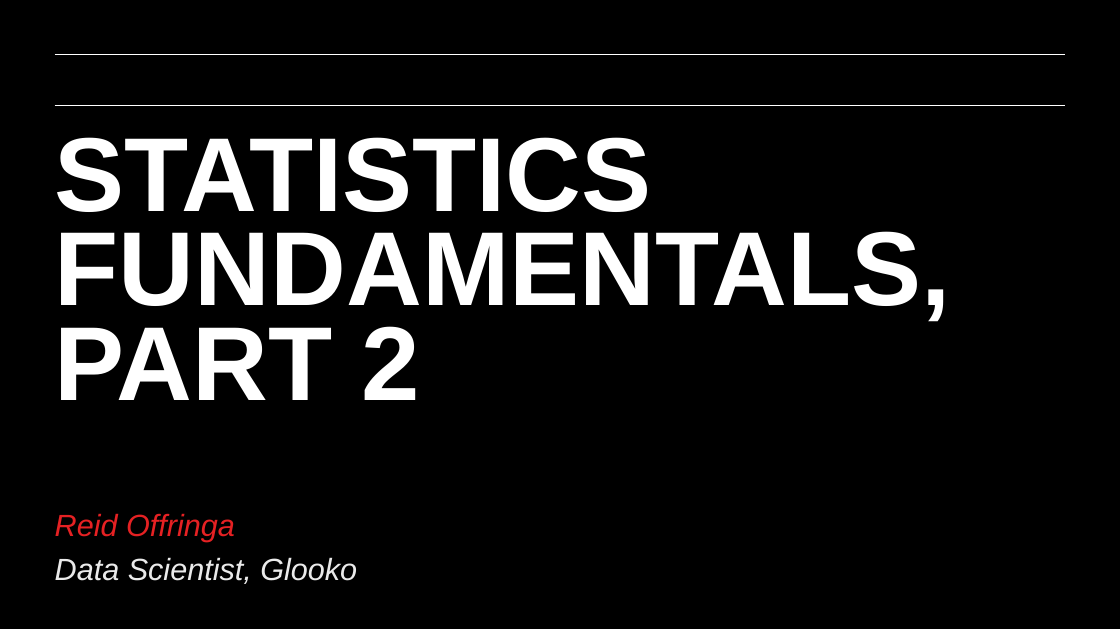
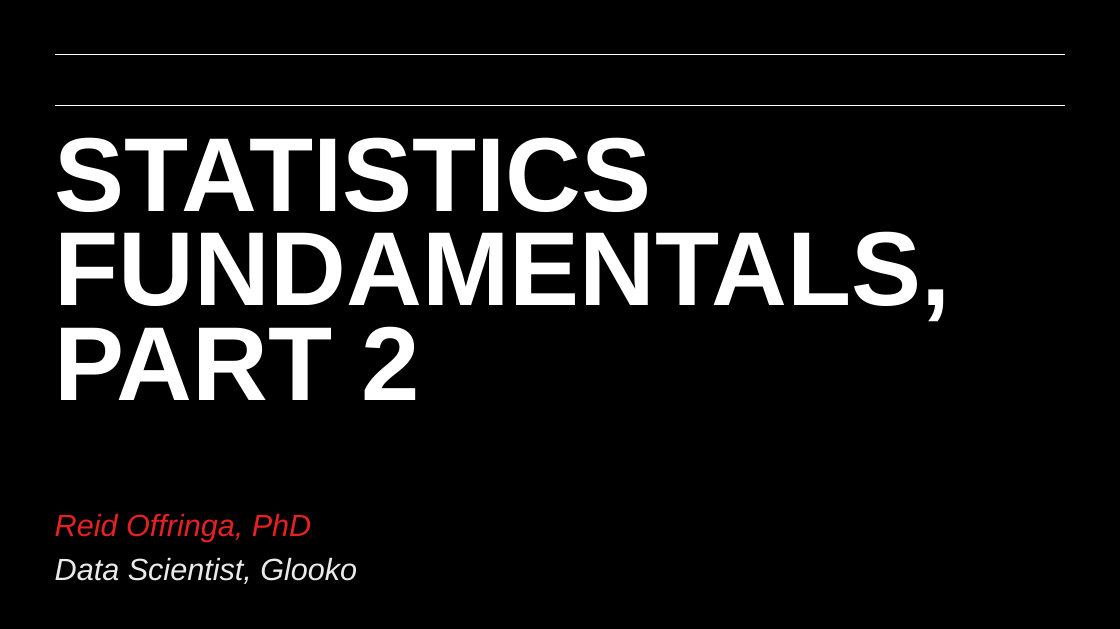
Before and after one commit to matanefron/data-sets, a slide deck: slide 1 of lessons/lesson-4/statistics-fundamentals-part-2.pptx. Drawn at 1120x629 pixels with LibreOffice and Linux fonts; fonts in the diff are those of the drawing; background and template pictures are left out. Boxes give left, top, right and bottom in pixels: in the first picture for what was removed or moved away, otherwise in the second. Text is boxed around its words. In the diff, an @@ line names an element or a change of style, - is before the commit and + after.

```diff
--- a/lessons/lesson-4/statistics-fundamentals-part-2.pptx
+++ b/lessons/lesson-4/statistics-fundamentals-part-2.pptx
@@ text at <box>55,513,312,541</box>: text changed @@
-Reid Offringa
+Reid Offringa, PhD
```
Also in this commit, not shown: 2 other slides changed.
